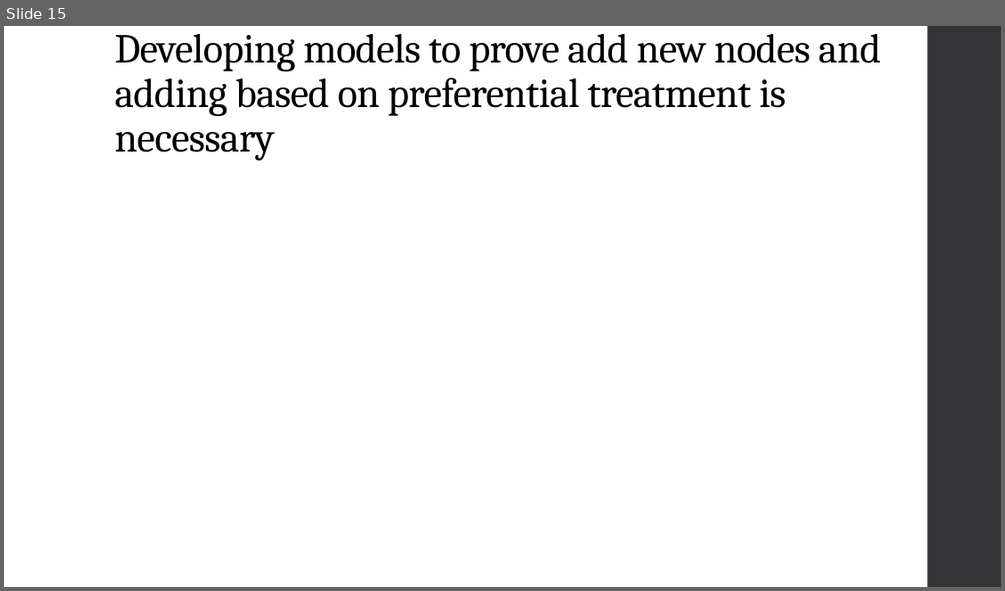
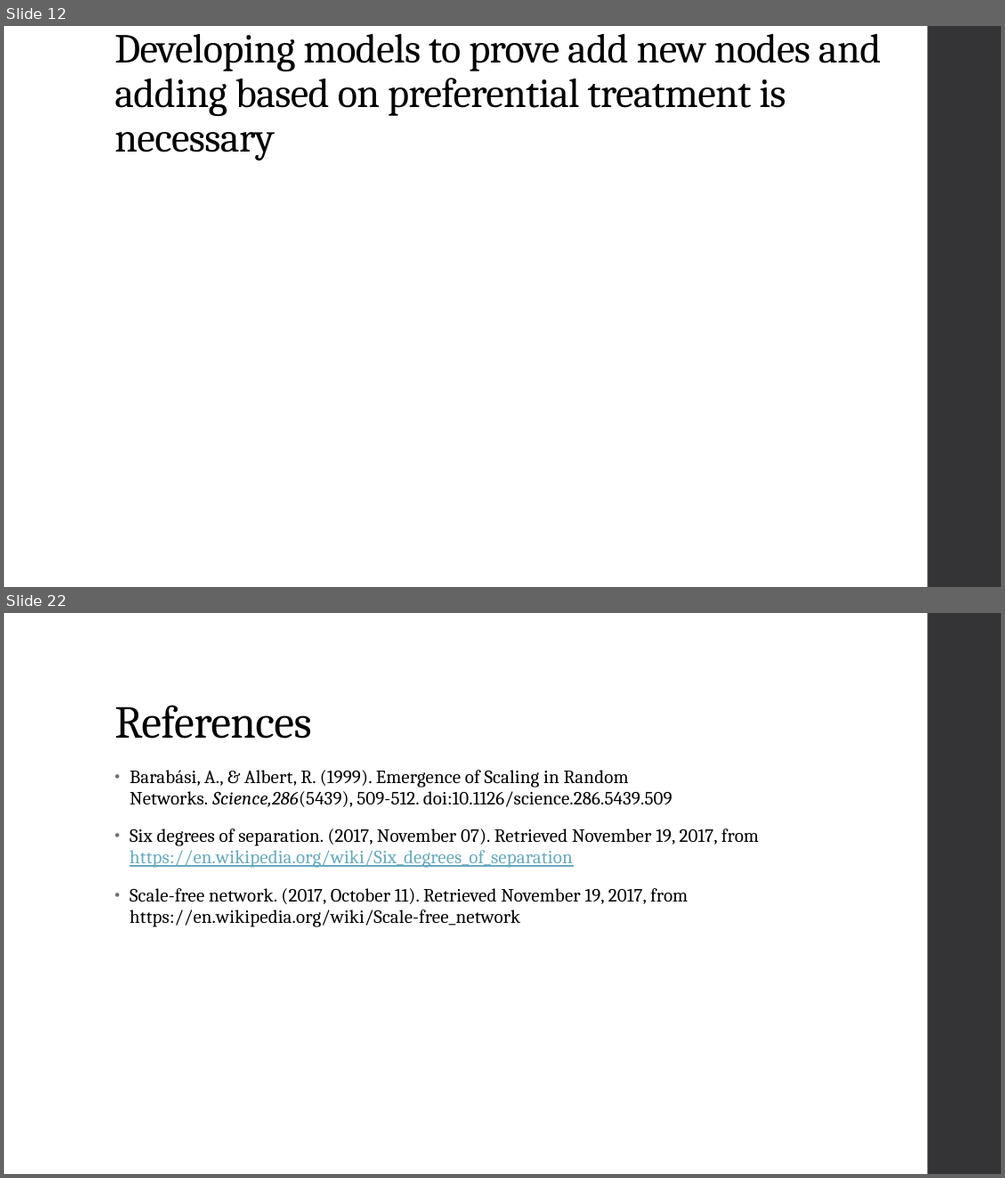
Before and after one commit to JefreyHildebrandt/UCF-Schoolwork, a slide deck: CAP6675 - Complex Adaptive Systems/EmergenceOfScalingPresentation/PresentationDraft2.pptx. Shown one above the other, each under a label of ours: slide 15 before the commit, slides 12 and 22 after it; the slides between them are not shown. The pictures are 1005x591 and 1005x1178 pixels, drawn with LibreOffice and Linux fonts; fonts in the diff are those of the drawing; grey boxes stand for pictures. Boxes give left, top, right and bottom in pixels: in the first picture for what was removed or moved away, otherwise in the second. Text is boxed around its words. In the diff, an @@ line names an element or a change of style, - is before the commit and + after.

```diff
--- a/CAP6675 - Complex Adaptive Systems/EmergenceOfScalingPresentation/PresentationDraft2.pptx
+++ b/CAP6675 - Complex Adaptive Systems/EmergenceOfScalingPresentation/PresentationDraft2.pptx
@@ slide 22 added at box(4, 613, 1001, 1174), background #FFFFFF; not listed: 1 template element that a slide beside it also shows @@
@@ title added at box(114, 705, 311, 738), 44 pt, text #000000 @@
+References
@@ text added at box(129, 770, 759, 927), 18 pt, text #000000 @@
+• Barabási, A., & Albert, R. (1999). Emergence of Scaling in Random Networks. Science,286(5439), 509-512. doi:10.1126/science.286.5439.509
+• Six degrees of separation. (2017, November 07). Retrieved November 19, 2017, from https://en.wikipedia.org/wiki/Six_degrees_of_separation
+• Scale-free network. (2017, October 11). Retrieved November 19, 2017, from https://en.wikipedia.org/wiki/Scale-free_network
@@ what was slide 15 is now slide 12 @@
```
Also in this commit, not shown: 12 slides changed, 2 other slides added, 5 slides removed, 1 other file.
